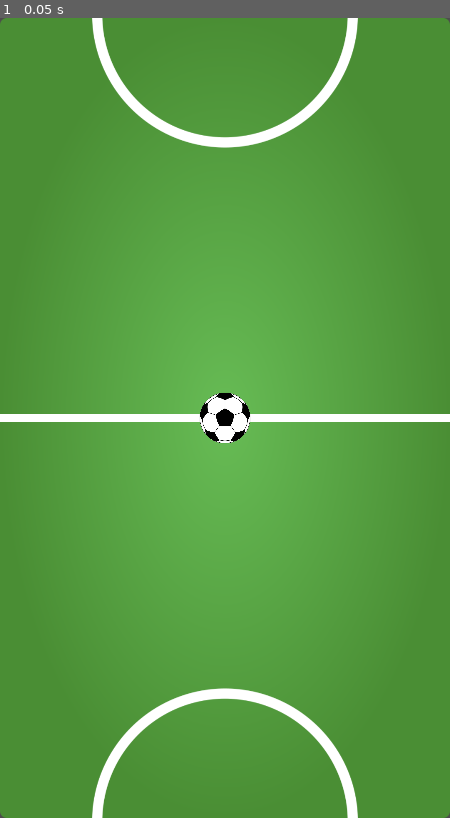
Above: before the commit, frame 1.
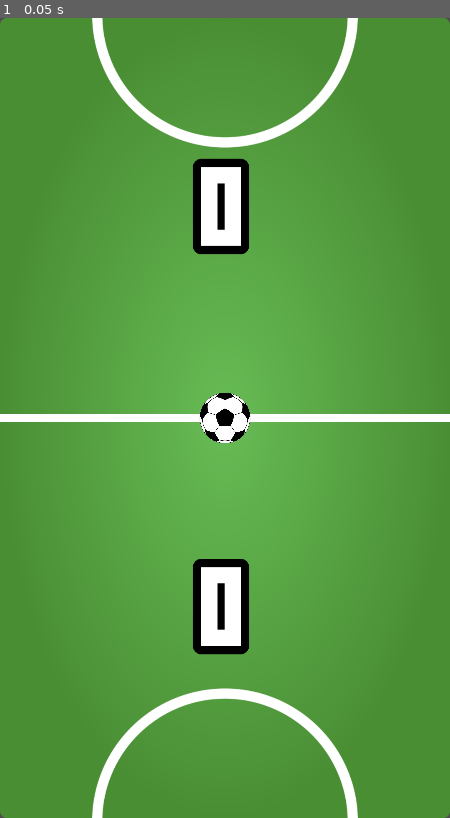
Above: after the commit, the same moment.

Repository: luiz734/godot-multiplayer-soccer
Game: Godot game, scene res://game.tscn
The game is run twice, just before and just after one commit, with the same random seed, the same clock (stepped at 60 frames per second) and the same inputs. This scene is started directly instead of the project's main scene.
Inputs:
- Up to frame 1 (0.05 s): no input

The runs differ from the first frame. In frame 1, 3.0% of the frame differs, in the area x 42-56%, y 17-80%.

Commit message:
Add score label indicator

Diff:
--- a/game.gd
+++ b/game.gd
@@ -18,11 +18,6 @@
     randomize()
 
     if multiplayer.is_server():
-        score_manager.score.connect(func():
-            # After finished, returns the signal animation_finished bellow
-            # Use a wrapper because it's not possible call a rpc function here
-            animate_goal_wrapper()
-        )
         score_manager.animation_finished.connect(func():
             puck.reset.rpc(spawn_pos_puck.position)
         )
@@ -43,12 +38,3 @@
         player.position = spawn_pos_1.position
     else:
         player.position = spawn_pos_2.position
-
-func animate_goal_wrapper():
-    animate_goal.rpc()
-    #puck.force_set_position.rpc(spawn_pos_puck.position)
-
-
-@rpc("authority", "call_local", "reliable")
-func animate_goal():
-    score_manager.animate_goal()
--- a/globals.gd
+++ b/globals.gd
@@ -4,4 +4,17 @@
     if Input.is_action_just_pressed("quit"):
         get_tree().quit(0)
 
+
+@rpc("any_peer", "call_local", "reliable")
+func add_player_one_score():
+    for pid in players:
+        if pid == 1:
+            players[pid].player_score += 1
+
+@rpc("any_peer", "call_local", "reliable")
+func add_player_two_score():
+    for pid in players:
+        if pid != 1:
+            players[pid].player_score += 1
+
 var players: Dictionary = {}
--- a/player.gd
+++ b/player.gd
@@ -47,7 +47,6 @@
 func is_host():
     return name == "1"
 
-
 func _physics_process(delta):
     if not multiplayer_sync.get_multiplayer_authority() == multiplayer.get_unique_id():
         position = position.lerp(sync_position, 0.5)
--- a/score_manager.gd
+++ b/score_manager.gd
@@ -3,7 +3,6 @@
 
 signal player_one_score
 signal player_two_score
-signal score
 signal animation_finished
 
 @onready var player_one_goal: Area2D = %PlayerOneGoal
@@ -13,8 +12,8 @@
 @onready var tween_end_pos: Node2D = %TweenPosEnd
 @onready var goal_label: Node2D = %GoalLabel
 
-var p1_goals: int = 0
-var p2_goals: int = 0
+@onready var score_p1: Node2D = %ScoreP1
+@onready var score_p2: Node2D = %ScoreP2
 
 func _ready():
     if multiplayer.is_server():
@@ -23,16 +22,29 @@
     #animate_goal()
 
 func on_player_one_score(body):
-    p1_goals += 1
-    score.emit()
-    print_debug("goal p1")
+    Globals.add_player_two_score.rpc()
+    print_debug("goal p2")
+    animate_goal.rpc()
 
 func on_player_two_score(body):
-    p2_goals += 1
-    score.emit()
-    print_debug("goal p2")
+    Globals.add_player_one_score.rpc()
+    print_debug("goal p1")
+    animate_goal.rpc()
 
+@rpc("authority", "call_local", "reliable")
 func animate_goal():
+    var p1_goals: int = -1
+    var p2_goals: int = -1
+    #if not multiplayer.is_server():
+    for pid in Globals.players:
+        if pid == 1:
+            p1_goals = Globals.players[pid].player_score
+        else:
+            p2_goals = Globals.players[pid].player_score
+
+    score_p1.get_node("Label").text = str(p1_goals)
+    score_p2.get_node("Label").text = str(p2_goals)
+
     var tween := get_tree().create_tween()
     tween.set_ease(Tween.EASE_OUT).set_trans(Tween.TRANS_EXPO)
     tween.tween_property(goal_label, "position", tween_middle_pos.position, 1.0)
--- a/score_manager.tscn
+++ b/score_manager.tscn
@@ -72,3 +72,55 @@
 [node name="TweenPosEnd" type="Node2D" parent="."]
 unique_name_in_owner = true
 position = Vector2(-475, 960)
+
+[node name="ScoreP1" type="Node2D" parent="."]
+unique_name_in_owner = true
+z_index = 20
+position = Vector2(540, 480)
+
+[node name="Label" type="Label" parent="ScoreP1"]
+anchors_preset = 8
+anchor_left = 0.5
+anchor_top = 0.5
+anchor_right = 0.5
+anchor_bottom = 0.5
+offset_left = -290.5
+offset_top = -103.5
+offset_right = 290.5
+offset_bottom = 103.5
+grow_horizontal = 2
+grow_vertical = 2
+theme_override_colors/font_color = Color(1, 1, 1, 1)
+theme_override_colors/font_outline_color = Color(0, 0, 0, 1)
+theme_override_constants/outline_size = 80
+theme_override_fonts/font = ExtResource("2_abj01")
+theme_override_font_sizes/font_size = 150
+text = "0"
+horizontal_alignment = 1
+vertical_alignment = 1
+
+[node name="ScoreP2" type="Node2D" parent="."]
+unique_name_in_owner = true
+z_index = 20
+position = Vector2(540, 1440)
+
+[node name="Label" type="Label" parent="ScoreP2"]
+anchors_preset = 8
+anchor_left = 0.5
+anchor_top = 0.5
+anchor_right = 0.5
+anchor_bottom = 0.5
+offset_left = -290.5
+offset_top = -103.5
+offset_right = 290.5
+offset_bottom = 103.5
+grow_horizontal = 2
+grow_vertical = 2
+theme_override_colors/font_color = Color(1, 1, 1, 1)
+theme_override_colors/font_outline_color = Color(0, 0, 0, 1)
+theme_override_constants/outline_size = 80
+theme_override_fonts/font = ExtResource("2_abj01")
+theme_override_font_sizes/font_size = 150
+text = "0"
+horizontal_alignment = 1
+vertical_alignment = 1
